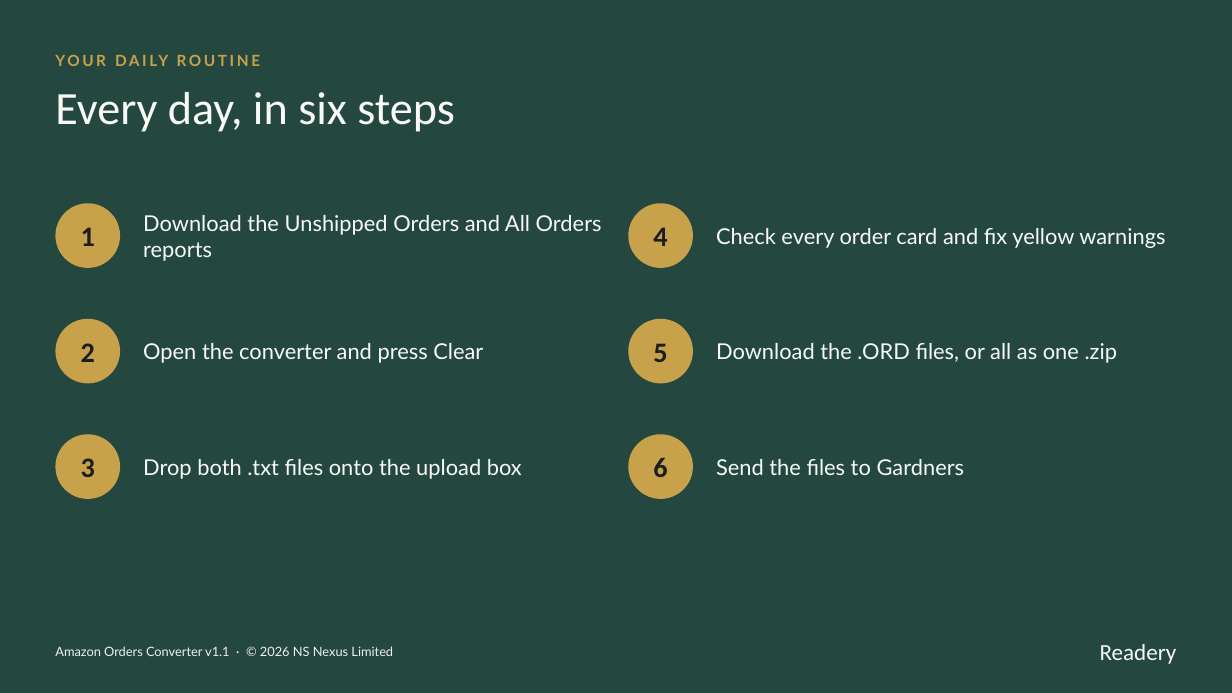
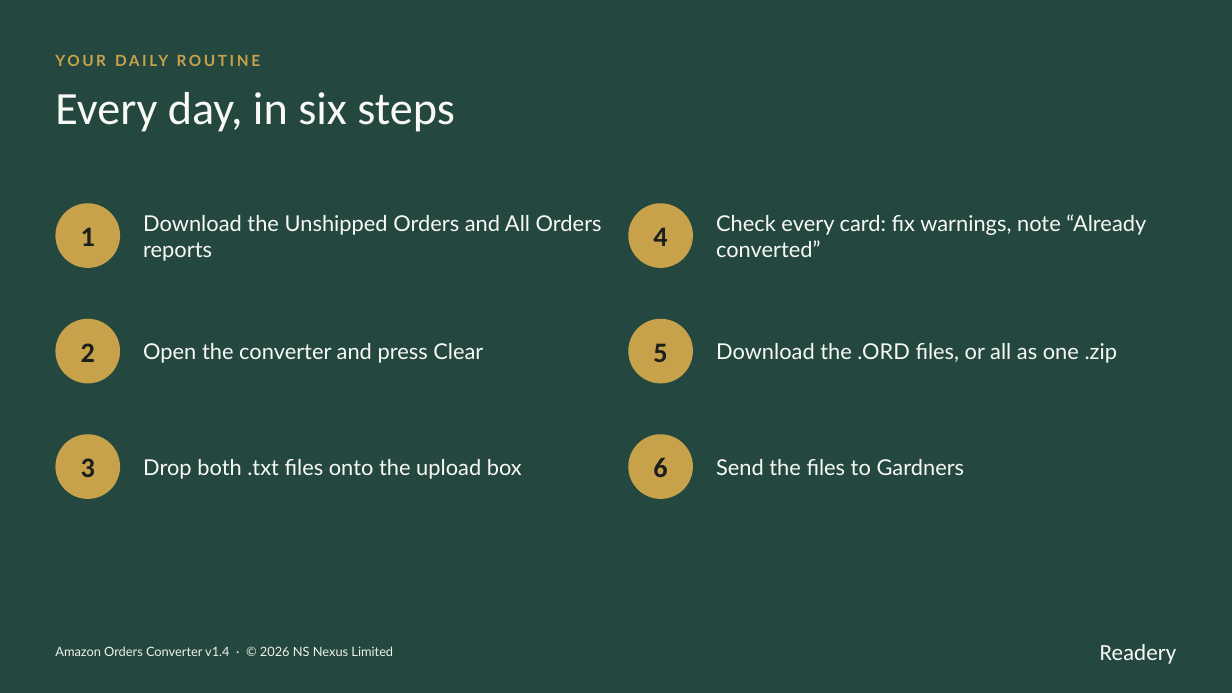
Before and after one commit to rado-penov/readery, a slide deck: slide 14 of orderconverter/Amazon-Orders-Converter-User-Manual.pptx (slide 12 before the commit). Drawn at 1232x693 pixels with LibreOffice and Linux fonts; fonts in the diff are those of the drawing. Boxes give left, top, right and bottom in pixels: in the first picture for what was removed or moved away, otherwise in the second. Text is boxed around its words. In the diff, an @@ line names an element or a change of style, - is before the commit and + after.

```diff
--- a/orderconverter/Amazon-Orders-Converter-User-Manual.pptx
+++ b/orderconverter/Amazon-Orders-Converter-User-Manual.pptx
@@ text at [716,214,1146,257]: text changed @@
-Check every order card and fix yellow warnings
+Check every card: fix warnings, note “Already converted”
@@ text at [55,646,393,656]: text changed @@
-Amazon Orders Converter v1.1 · © 2026 NS Nexus Limited
+Amazon Orders Converter v1.4 · © 2026 NS Nexus Limited
```
Also in this commit, not shown: 11 other slides changed, 2 slides added, 1 other file.
